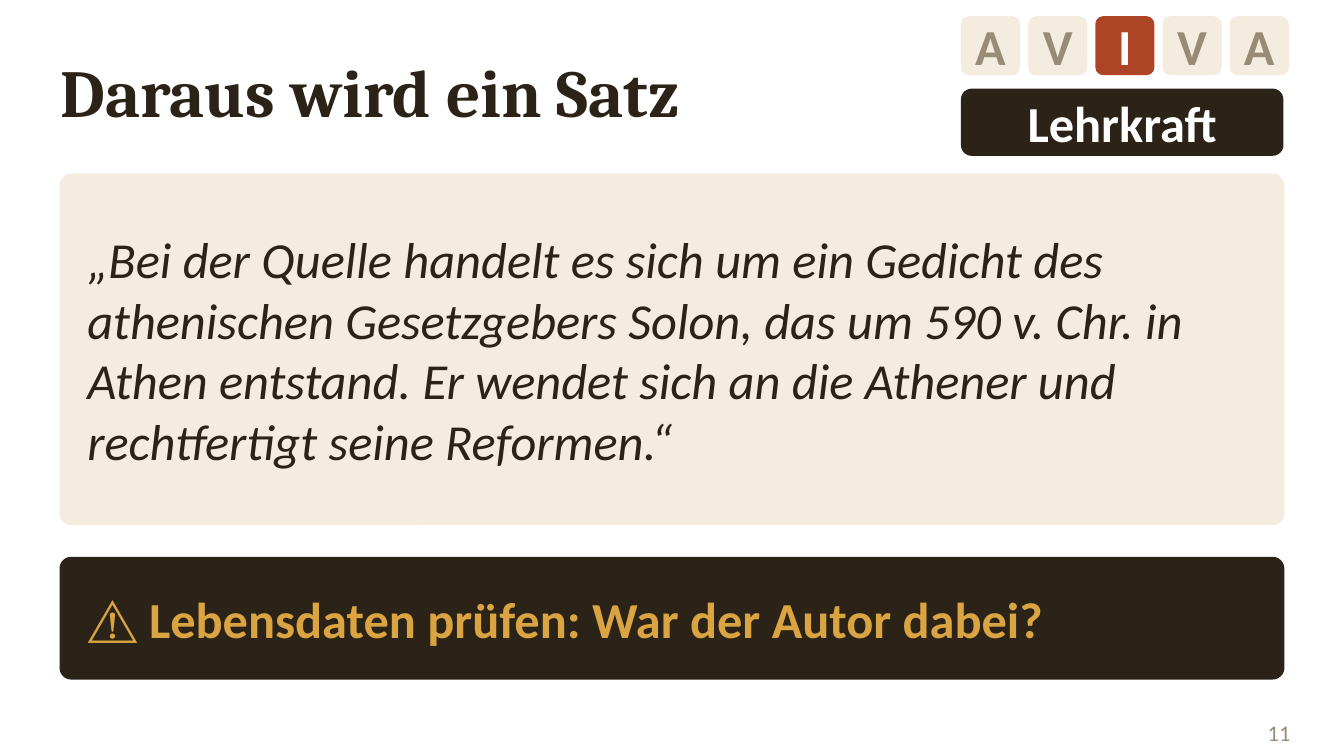
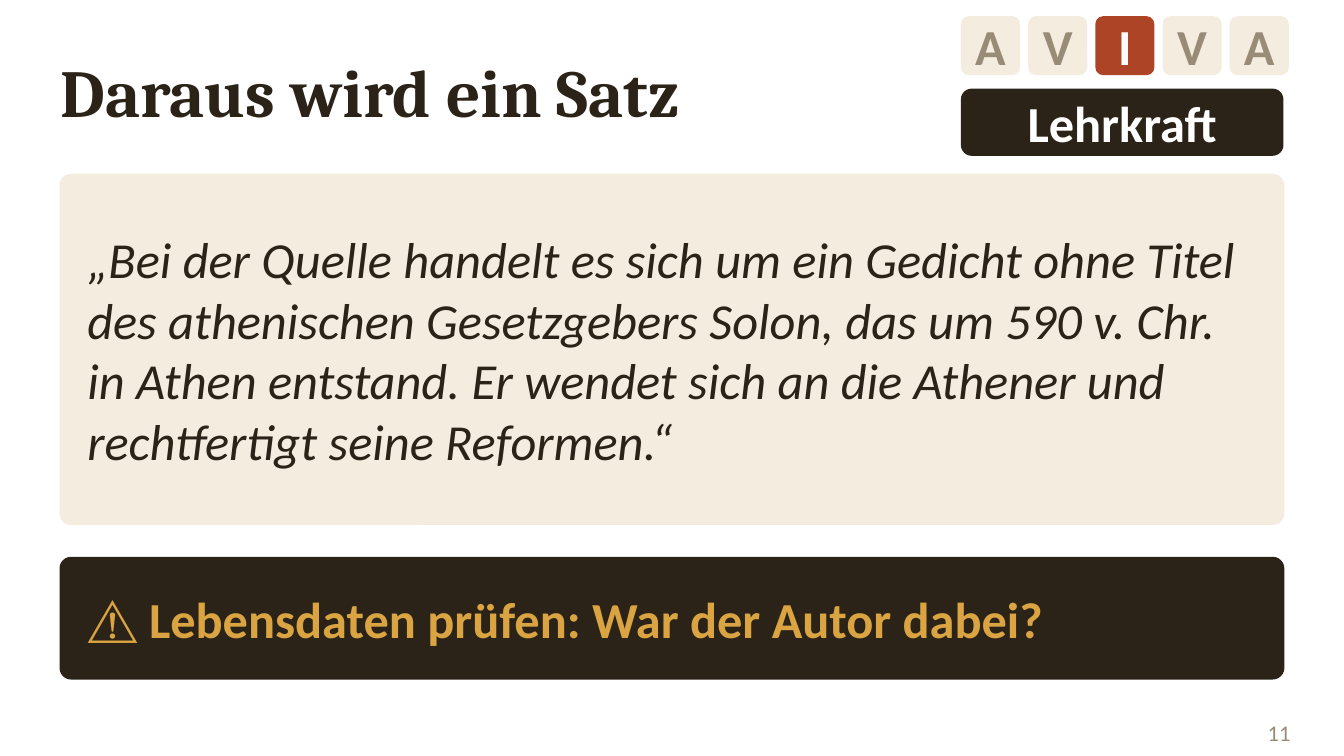
Before and after one commit to golzkonstantin-gif/Schule, a slide deck: slide 11 of Geschichte_11/Doppelstunde_Test_Quellenanalyse/Folien_Quellenanalyse.pptx. Drawn at 1344x756 pixels with LibreOffice and Linux fonts; fonts in the diff are those of the drawing. Boxes give left, top, right and bottom in pixels: in the first picture for what was removed or moved away, otherwise in the second. Text is boxed around its words. In the diff, an @@ line names an element or a change of style, - is before the commit and + after.

```diff
--- a/Geschichte_11/Doppelstunde_Test_Quellenanalyse/Folien_Quellenanalyse.pptx
+++ b/Geschichte_11/Doppelstunde_Test_Quellenanalyse/Folien_Quellenanalyse.pptx
@@ text at [87,243,1235,469]: text changed @@
-„Bei der Quelle handelt es sich um ein Gedicht des athenischen Gesetzgebers Solon, das um 590 v. Chr. in Athen entstand. Er wendet sich an die Athener und rechtfertigt seine Reformen.“
+„Bei der Quelle handelt es sich um ein Gedicht ohne Titel des athenischen Gesetzgebers Solon, das um 590 v. Chr. in Athen entstand. Er wendet sich an die Athener und rechtfertigt seine Reformen.“
```
Also in this commit, not shown: 3 other slides changed, 14 other files.
